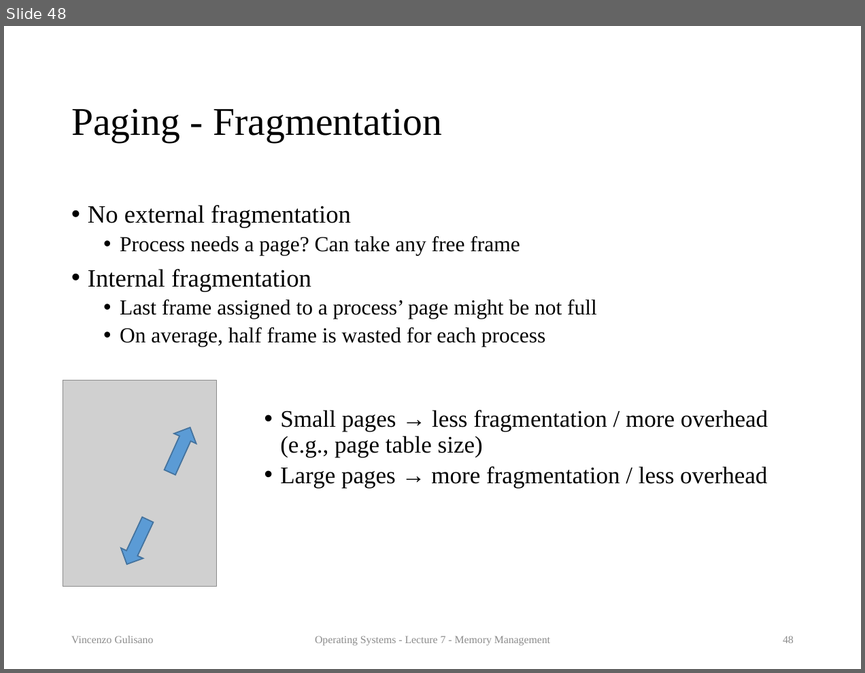
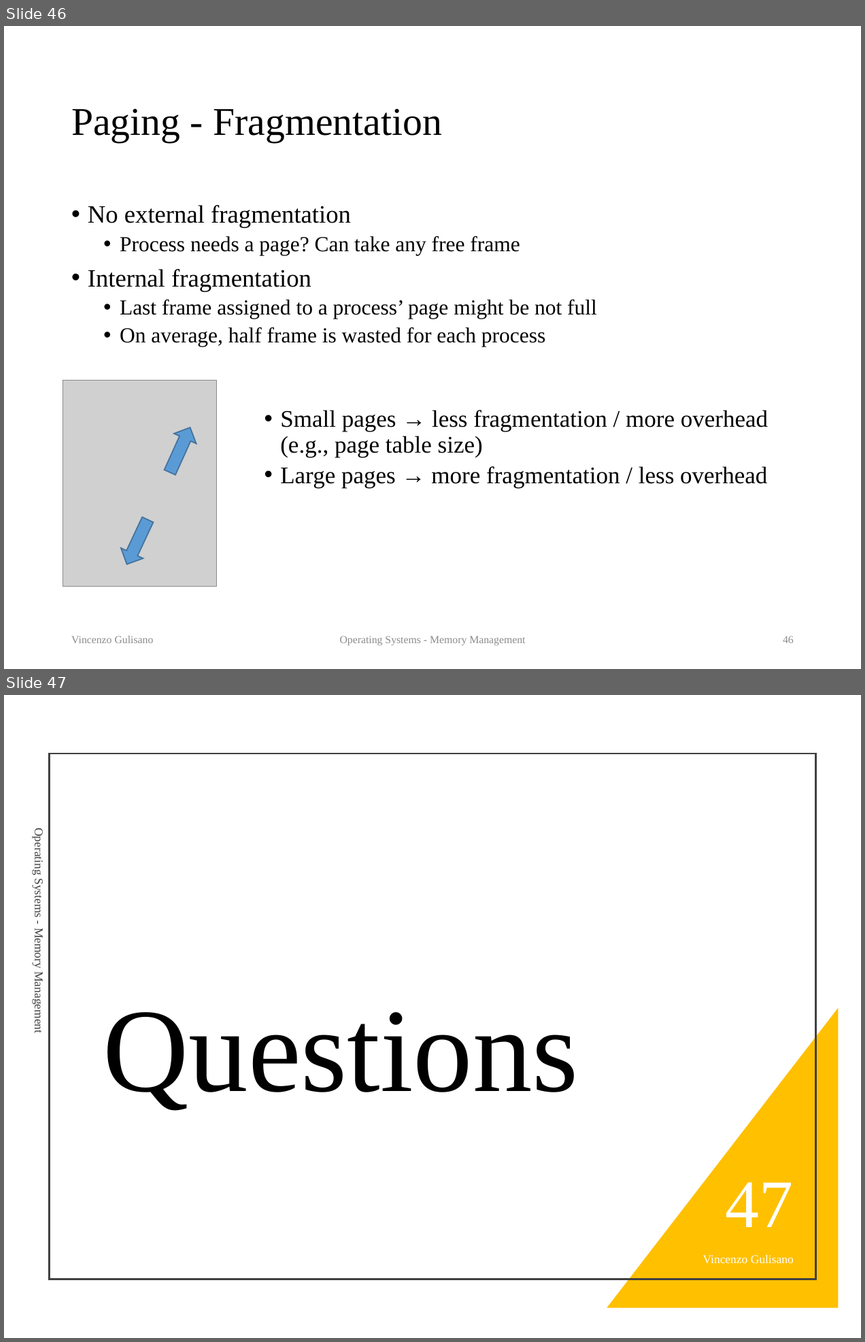
Before and after one commit to vincenzo-gulisano/os_material, a slide deck: slides/memory_management.pptx. Shown one above the other, each under a label of ours: slide 48 before the commit, slides 46 and 47 after it. The pictures are 865x673 and 865x1342 pixels, drawn with LibreOffice and Linux fonts; fonts in the diff are those of the drawing; grey boxes stand for pictures. Boxes give left, top, right and bottom in pixels: in the first picture for what was removed or moved away, otherwise in the second. Text is boxed around its words. In the diff, an @@ line names an element or a change of style, - is before the commit and + after.

Commit message:
changed logo, moved exercises, updated overview for lecture on memory management

```diff
--- a/slides/memory_management.pptx
+++ b/slides/memory_management.pptx
@@ slide 47 added at (4, 695, 861, 1338), background #FFFFFF @@
@@ rectangle added at (50, 753, 815, 1278), outline #404040 1.5 pt @@
@@ text added at (33, 832, 45, 1031), 10 pt, text #404040 @@
+Operating Systems - Memory Management
@@ title added at (103, 1012, 579, 1110), 100 pt, text #000000 @@
+Questions
@@ right triangle added at (606, 1008, 838, 1308), fill #FFC000 @@
@@ page number added at (725, 1182, 793, 1227), 57 pt, text #FFFFFF @@
+47
@@ text added at (703, 1255, 793, 1263), 10 pt, text #FFFFFF @@
+Vincenzo Gulisano
@@ what was slide 48 is now slide 46 @@
@@ slide 46 changed as well @@
@@ text at (340, 635, 525, 645): text changed @@
-Operating Systems - Lecture 7 - Memory Management
+Operating Systems - Memory Management
@@ page number at (783, 635, 793, 643): text changed @@
-48
+46
```
Also in this commit, not shown: 49 other slides changed, 3 other slides added, 2 other files.
